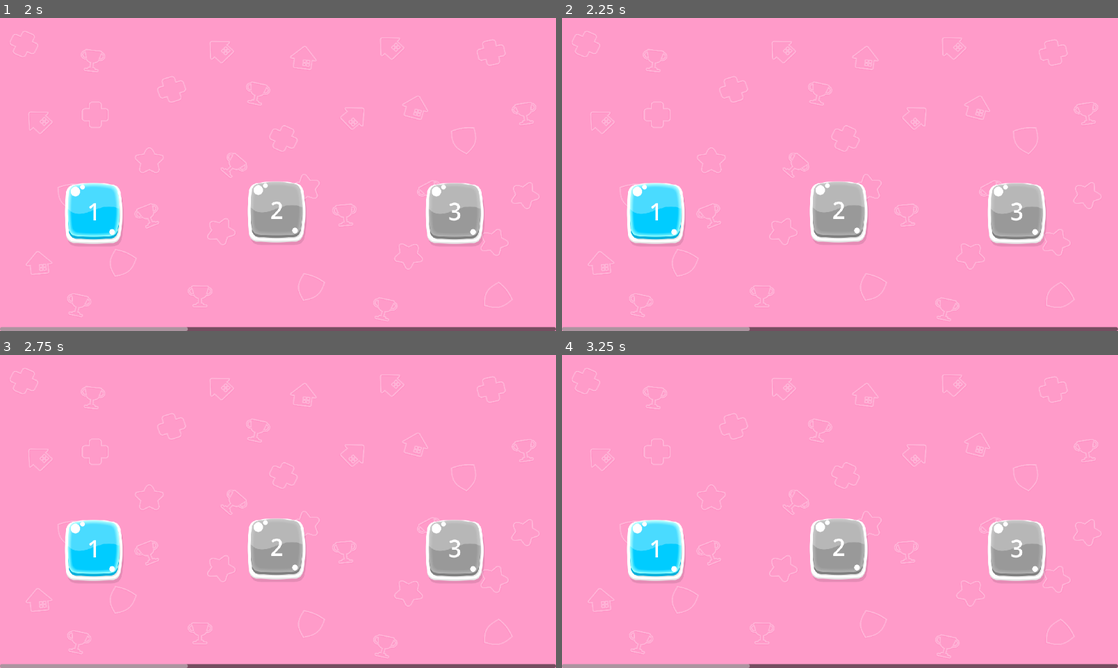
Above: before the commit, frames 1-4 (two rows, left to right).
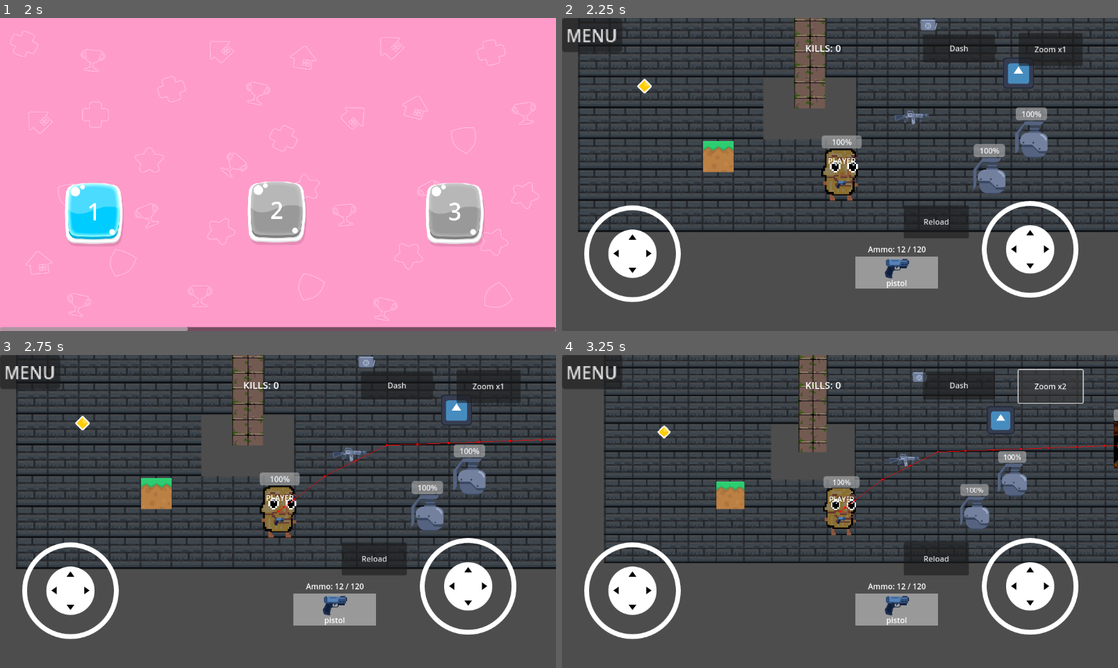
Above: after the commit, the same moments.

Repository: adrian-magsino/Brainrot-Game
Game: Godot game, scene res://main_scene.tscn
The game is run twice, just before and just after one commit, with the same random seed, the same clock (stepped at 60 frames per second) and the same inputs. The engine's default icon, where the game draws it, is replaced by a stand-in: a white triangle on a blue panel in a dark square.
Inputs (mouse positions are in pixels of both pictures, inside the frame that each line leads up to):
- Up to frame 1 (2 s): click (122, 83) at 0.5 s; click (272, 149) at 1.25 s
- Up to frame 2 (2.25 s): click "1" at 2 s
- Up to frame 3 (2.75 s): no input
- Up to frame 4 (3.25 s): click (1051, 386) at 2.75 s, where only the run after the commit has a clickable "Zoom x1"

Frame 1 is identical in both runs. In frame 2, 100% of the frame differs, in the area x 0-100%, y 0-100%; in frame 3, 100%; in frame 4, 100%.
Error before the commit: Parse Error: Identifier "LevelCore" not declared in the current scope. (res://Scripts/UI/level_scene.gd:16)

Commit message:
added score system

Diff:
--- a/Scenes/Gameplay/Bullets/sample_bullet.tscn
+++ b/Scenes/Gameplay/Bullets/sample_bullet.tscn
@@ -21,6 +21,7 @@
 shape = SubResource("CircleShape2D_8m36q")
 
 [node name="AttackComponent" parent="." instance=ExtResource("4_gagrx")]
+attack_damage = 5.0
 
 [connection signal="area_entered" from="." to="." method="_on_area_entered"]
 [connection signal="body_entered" from="." to="." method="_on_body_entered"]
--- a/Scenes/Gameplay/GameplayScene.tscn
+++ b/Scenes/Gameplay/GameplayScene.tscn
@@ -3,7 +3,7 @@
 [ext_resource type="Script" uid="uid://bw3kxf7kd6frm" path="res://Scripts/Gameplay/gameplay_scene_dummies.gd" id="1_ger4l"]
 [ext_resource type="PackedScene" uid="uid://c1vpei63tq3x" path="res://Scenes/Gameplay/Environment/ground.tscn" id="2_ip6ma"]
 [ext_resource type="Texture2D" uid="uid://bwjs38new8jjw" path="res://Game Assets/TileSets/Other Engines (32x32)/SpriteSheet_C_32x32_VerzatileDev.png" id="3_73t20"]
-[ext_resource type="PackedScene" uid="uid://bsk752rdhvtha" path="res://Scenes/Gameplay/Player/player.tscn" id="3_eafbr"]
+[ext_resource type="PackedScene" uid="uid://bsk752rdhvtha" path="res://Scenes/Gameplay/Player/PLAYER.tscn" id="3_eafbr"]
 [ext_resource type="PackedScene" uid="uid://bxw2rpkvk4y6k" path="res://Scenes/Gameplay/Scoreboard.tscn" id="3_y1ncx"]
 [ext_resource type="Script" uid="uid://blnmu2nwa1y2i" path="res://Scripts/Gameplay/HUD/control.gd" id="4_lh1ly"]
 [ext_resource type="PackedScene" uid="uid://2ieahs4qt14v" path="res://Scenes/Gameplay/HUD/touch_controls.tscn" id="5_be5vd"]
@@ -13,7 +13,7 @@
 [ext_resource type="PackedScene" uid="uid://c7ocaoh6b0jdq" path="res://Scenes/Gameplay/Weapons/sample_gun2.tscn" id="8_ilcth"]
 [ext_resource type="PackedScene" uid="uid://d2uyc78wpy0qj" path="res://Scenes/Gameplay/Dummies/dummy.tscn" id="10_y1ncx"]
 [ext_resource type="PackedScene" uid="uid://bvqlhp8buct05" path="res://Scenes/Gameplay/Dummies/dummy_spawner.tscn" id="11_cfnoy"]
-[ext_resource type="PackedScene" uid="uid://bd4aqlsgemo8m" path="res://Scenes/Gameplay/Environment/player_spawn_point_1.tscn" id="12_ip6ma"]
+[ext_resource type="PackedScene" uid="uid://bd4aqlsgemo8m" path="res://Scenes/Gameplay/Spawners/player_spawn_point_1.tscn" id="12_ip6ma"]
 [ext_resource type="PackedScene" uid="uid://uayfr1hfdiff" path="res://Scenes/Gameplay/Weapons/Assault_rifle.tscn" id="13_eafbr"]
 [ext_resource type="PackedScene" uid="uid://brdif4njw8dbr" path="res://Scenes/Gameplay/Weapons/smg.tscn" id="14_be5vd"]
 [ext_resource type="PackedScene" uid="uid://xupcql5cguau" path="res://Scenes/Gameplay/Environment/IndestructibleBox.tscn" id="15_msos4"]
--- a/Scenes/Gameplay/HUD/control.tscn
+++ b/Scenes/Gameplay/HUD/control.tscn
@@ -1,9 +1,15 @@
-[gd_scene load_steps=6 format=3 uid="uid://bepthki51qwup"]
+[gd_scene load_steps=8 format=3 uid="uid://bepthki51qwup"]
 
 [ext_resource type="Script" uid="uid://blnmu2nwa1y2i" path="res://Scripts/Gameplay/HUD/control.gd" id="1_8hx18"]
 [ext_resource type="PackedScene" uid="uid://2ieahs4qt14v" path="res://Scenes/Gameplay/HUD/touch_controls.tscn" id="2_kuuf2"]
 [ext_resource type="Script" uid="uid://crcr8jtqc2pil" path="res://Scripts/Gameplay/HUD/HUD.gd" id="3_s0cjp"]
 [ext_resource type="Texture2D" uid="uid://dm4u3hmrwaxmu" path="res://Game Assets/guns_gameassets/PNG/shotgun.png" id="4_l18jw"]
+
+[sub_resource type="SystemFont" id="SystemFont_voerl"]
+
+[sub_resource type="LabelSettings" id="LabelSettings_k1yod"]
+font = SubResource("SystemFont_voerl")
+font_size = 20
 
 [sub_resource type="StyleBoxFlat" id="StyleBoxFlat_yth3r"]
 
@@ -105,6 +111,16 @@
 
 [node name="HUD" type="CanvasLayer" parent="."]
 script = ExtResource("3_s0cjp")
+
+[node name="ScoreLabel" type="Label" parent="HUD"]
+offset_left = 465.0
+offset_top = 24.0
+offset_right = 618.0
+offset_bottom = 100.0
+text = "KILLS: 0"
+label_settings = SubResource("LabelSettings_k1yod")
+horizontal_alignment = 1
+vertical_alignment = 1
 
 [node name="AmmoLabel" type="Label" parent="HUD"]
 offset_left = 634.0
--- /dev/null
+++ b/Scenes/Gameplay/LEVEL_MANAGER.gd
@@ -0,0 +1,14 @@
+extends Node2D
+class_name Level
+
+@onready var control_node = get_node("Control")
+@onready var score_label = control_node.get_node("HUD/ScoreLabel")
+
+var enemies_killed: int = 0
+
+
+func register_enemy_kill(attacker: Node) -> void:
+	if attacker.is_in_group("player"):
+		enemies_killed += 1
+		score_label.text = "KILLS: %d" % [enemies_killed]
+		print("Enemies killed: ", enemies_killed)
--- a/Scenes/Gameplay/TESTING_GROUND.tscn
+++ b/Scenes/Gameplay/TESTING_GROUND.tscn
@@ -1,5 +1,6 @@
-[gd_scene load_steps=22 format=4 uid="uid://batp0wi7giste"]
+[gd_scene load_steps=24 format=4 uid="uid://batp0wi7giste"]
 
+[ext_resource type="Script" uid="uid://gqwu5cxe64bk" path="res://Scenes/Gameplay/LEVEL_MANAGER.gd" id="1_alghn"]
 [ext_resource type="Texture2D" uid="uid://bwjs38new8jjw" path="res://Game Assets/TileSets/Other Engines (32x32)/SpriteSheet_C_32x32_VerzatileDev.png" id="1_n3n5l"]
 [ext_resource type="TileSet" uid="uid://b41wqudk8urvu" path="res://Game Assets/TileSets/TopDown StoneAndBridge - DungeonFloor GODOT/tileset_TopDown StoneAndBridge - DungeonFloor GODOT.tres" id="2_pu1t2"]
 [ext_resource type="PackedScene" uid="uid://bepthki51qwup" path="res://Scenes/Gameplay/HUD/control.tscn" id="3_uly7k"]
@@ -18,6 +19,7 @@
 [ext_resource type="PackedScene" uid="uid://c2ipd31cvr0ra" path="res://Scenes/Gameplay/Items_and_Attachments/ammo_box.tscn" id="16_yx4cu"]
 [ext_resource type="PackedScene" uid="uid://csf0gcecsfgtt" path="res://Scenes/Gameplay/Spawners/EnemySpawner.tscn" id="17_pu1t2"]
 [ext_resource type="PackedScene" uid="uid://bt4ynb6x2tpf7" path="res://Scenes/Gameplay/LEVEL_EXIT.tscn" id="18_uly7k"]
+[ext_resource type="PackedScene" uid="uid://bd4aqlsgemo8m" path="res://Scenes/Gameplay/Spawners/player_spawn_point_1.tscn" id="20_fuc0x"]
 
 [sub_resource type="NavigationPolygon" id="NavigationPolygon_f4fwx"]
 vertices = PackedVector2Array(16, 16, -16, 16, -16, -16, 16, -16)
@@ -80,6 +82,7 @@
 sources/0 = SubResource("TileSetAtlasSource_yth3r")
 
 [node name="TESTING_GROUND" type="Node2D"]
+script = ExtResource("1_alghn")
 
 [node name="TileMap" type="TileMap" parent="."]
 position = Vector2(163, 101)
@@ -154,3 +157,12 @@
 
 [node name="LevelExit" parent="." instance=ExtResource("18_uly7k")]
 position = Vector2(2240, 529)
+
+[node name="PlayerSpawnPoint1" parent="." instance=ExtResource("20_fuc0x")]
+position = Vector2(877, 1079)
+
+[node name="PlayerSpawnPoint2" parent="." instance=ExtResource("20_fuc0x")]
+position = Vector2(2304, 1244)
+
+[node name="PlayerSpawnPoint3" parent="." instance=ExtResource("20_fuc0x")]
+position = Vector2(835, 520)
--- a/Scripts/Gameplay/Shared_Scripts/ENEMY_BOT.gd
+++ b/Scripts/Gameplay/Shared_Scripts/ENEMY_BOT.gd
@@ -68,5 +68,8 @@
 		return
 	is_dead = true
 
-	print("Score increased for: ", attack.attacker)
+	if attack.attacker and attack.attacker.is_in_group("player"):
+		var level_node = get_tree().current_scene
+		if level_node.has_method("register_enemy_kill"):
+			level_node.register_enemy_kill(attack.attacker)
 	queue_free()
--- a/Scripts/UI/level_scene.gd
+++ b/Scripts/UI/level_scene.gd
@@ -13,17 +13,17 @@
 
 func _ready() -> void:
 	# Load progress first if not done already
-	LevelCore.load_progress()
+	GAME_PROGRESS.load_progress()
 
-	level_2.disabled = !LevelCore.level_completed["lvl1"]
-	level_3.disabled = !LevelCore.level_completed["lvl2"]
-	level_4.disabled = !LevelCore.level_completed["lvl3"]
-	level_5.disabled = !LevelCore.level_completed["lvl4"]
-	level_6.disabled = !LevelCore.level_completed["lvl5"]
-	level_7.disabled = !LevelCore.level_completed["lvl6"]
-	level_8.disabled = !LevelCore.level_completed["lvl7"]
-	level_9.disabled = !LevelCore.level_completed["lvl8"]
-	level_10.disabled = !LevelCore.level_completed["lvl9"]
+	level_2.disabled = !GAME_PROGRESS.level_completed["lvl1"]
+	level_3.disabled = !GAME_PROGRESS.level_completed["lvl2"]
+	level_4.disabled = !GAME_PROGRESS.level_completed["lvl3"]
+	level_5.disabled = !GAME_PROGRESS.level_completed["lvl4"]
+	level_6.disabled = !GAME_PROGRESS.level_completed["lvl5"]
+	level_7.disabled = !GAME_PROGRESS.level_completed["lvl6"]
+	level_8.disabled = !GAME_PROGRESS.level_completed["lvl7"]
+	level_9.disabled = !GAME_PROGRESS.level_completed["lvl8"]
+	level_10.disabled = !GAME_PROGRESS.level_completed["lvl9"]
 
 
 
--- a/project.godot
+++ b/project.godot
@@ -24,6 +24,10 @@
 
 window/stretch/mode="viewport"
 window/stretch/aspect="keep_width"
+
+[global_group]
+
+player=""
 
 [input]
 
Not shown: 1 places in Scenes/Gameplay/Enemies/enemy_bot.tscn that only renumber resources
Not shown, added: Scenes/Gameplay/LEVEL_MANAGER.gd.uid
Renamed: Scenes/Gameplay/Environment/player_spawn_point_1.tscn -> Scenes/Gameplay/Spawners/player_spawn_point_1.tscn
